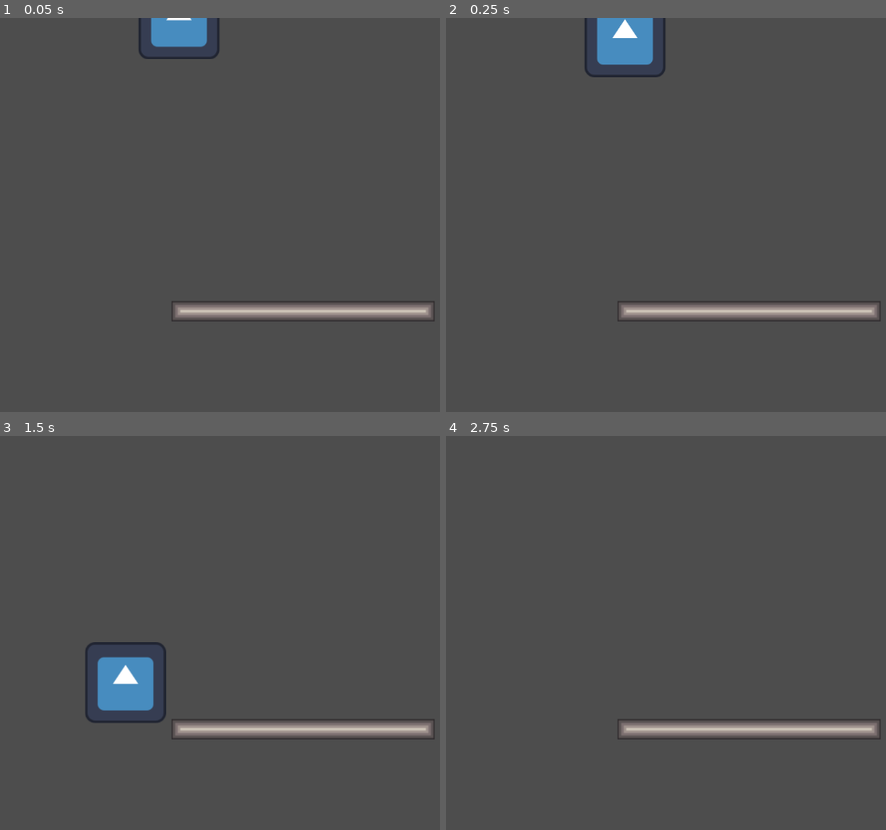
Above: before the commit, frames 1-4 (two rows, left to right).
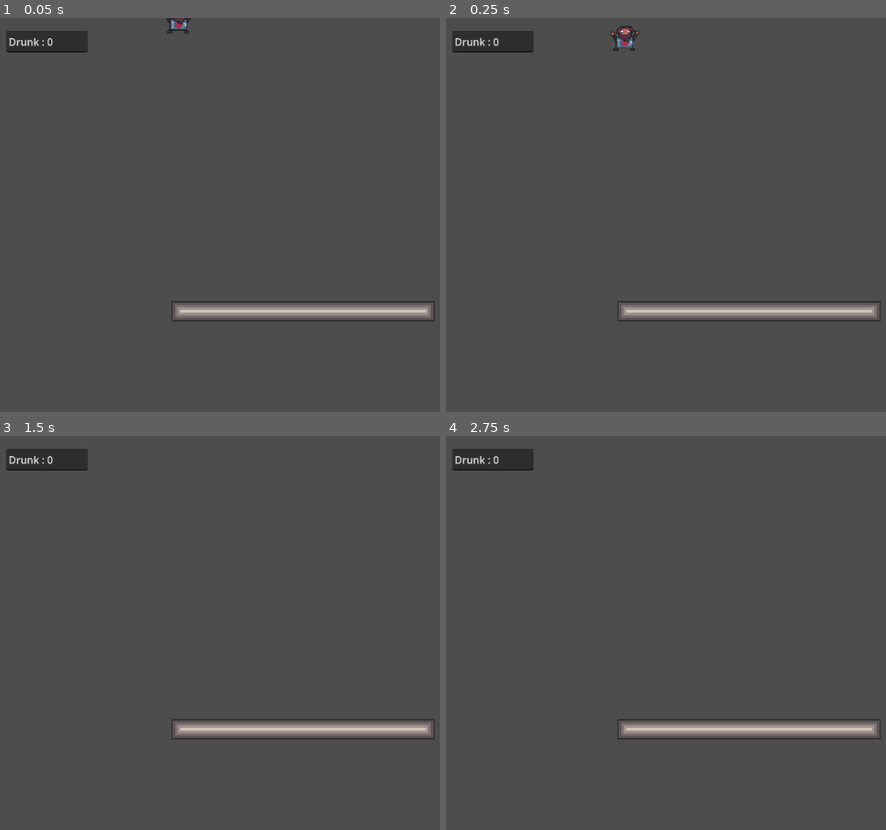
Above: after the commit, the same moments.

Repository: Mrivu/FuriousForge
Game: Godot game, scene res://main.tscn
Same seed, same stepped clock (60 frames per second), same inputs: the game is played once before the commit and once after it. The engine's default icon, where the game draws it, is replaced by a stand-in: a white triangle on a blue panel in a dark square.
Inputs:
- Up to frame 1 (0.05 s): no input
- Up to frame 2 (0.25 s): no input
- Up to frame 3 (1.5 s): hold A (A) 0.53-1.28 s; tap Space (JUMP) at 0.77 s; tap D (DRINK) at 0.8, 1.35 s
- Up to frame 4 (2.75 s): tap Space (JUMP) at 1.52 s; tap S (S) at 1.55 s; hold S (S) from 2.03 s (still down); tap A (A) at 2.3 s

The runs differ from the first frame. In frame 1, 2.2% of the frame differs, in the area x 1-50%, y 0-11%; in frame 2, 2.8%; in frame 3, 3.3%, in the area x 1-38%, y 3-73%; in frame 4, 1.0%.

Commit message:
add dwarf sprites and drunkness

Diff:
--- a/FuriousForge/Player.gd
+++ b/FuriousForge/Player.gd
@@ -1,28 +1,93 @@
 extends CharacterBody2D
+
+
+var pSprite = null
+var DDTimer = null
+var DText = null
+
+func _ready():
+	pSprite = get_node("pSprite")
+	DDTimer = get_node("DrinkDuration")
+	DText = get_node("../DText")
 
 const SPEED = 300.0
 const JUMP_VELOCITY = -400.0
 var gravity = 900
-var Friction = 0.1
+var Friction = 0.7
+var right = true
+var drinking = false
+var drinkTime = 0
+var drunk = false
 
 func _physics_process(delta):
+	DText.text = "Drunk : " + str(snapped(drinkTime, 0.1))
+	if drinkTime > 0:
+		drinkTime -= delta
+	else:
+		drunk = false
+
 	if not is_on_floor():
 		velocity.y += gravity * delta
 
 	if Input.is_action_just_pressed("JUMP") and is_on_floor():
 		velocity.y = JUMP_VELOCITY
 
+	if Input.is_action_just_pressed("DRINK") and is_on_floor():
+		drinking = true
+		DDTimer.start()
+
+
 	var direction = Input.get_axis("A", "S")
 	if Input.is_action_pressed("A"):
+		right = false
 		if is_on_floor():
-			velocity.x -= SPEED*delta*Friction
+			if drunk:
+				velocity.x -= SPEED*delta*Friction
+			else:
+				position.x -= SPEED*Friction*0.01
 		else:
-			velocity.x -= SPEED*delta
+			if drunk:
+				velocity.x -= SPEED*delta
+			else:
+				position.x -= SPEED*0.01
 	elif Input.is_action_pressed("S"):
+		right = true
 		if is_on_floor():
-			velocity.x += SPEED*delta*Friction
+			if drunk:
+				velocity.x += SPEED*delta*Friction
+			else:
+				position.x += SPEED*Friction*0.01
 		else:
-			velocity.x += SPEED*delta
+			if drunk:
+				velocity.x += SPEED*delta
+			else:
+				position.x += SPEED*0.01
 	else:
-		velocity.x = velocity.x * 0.96
+		velocity.x = velocity.x * 0.97
+	ChangeSprite()
 	move_and_slide()
+
+func ChangeSprite():
+	if not is_on_floor():
+		if (right):
+			pSprite.texture = pSprite.DJR
+		else:
+			pSprite.texture = pSprite.DJL
+	else:
+		if drinking:
+			if (right):
+				pSprite.texture = pSprite.DDR
+			else:
+				pSprite.texture = pSprite.DDL
+		else:
+			if (right):
+				pSprite.texture = pSprite.DR
+			else:
+				pSprite.texture = pSprite.DL
+
+
+func _on_drink_duration_timeout():
+	drunk = true
+	drinking = false
+	drinkTime = 5.0
+	DDTimer.stop()
--- /dev/null
+++ b/FuriousForge/SpriteHandler.gd
@@ -0,0 +1,8 @@
+extends Sprite2D
+
+var DR = preload("res://Dwarf/DR.png")
+var DL = preload("res://Dwarf/DL.png")
+var DJR = preload("res://Dwarf/DJR.png")
+var DJL = preload("res://Dwarf/DJL.png")
+var DDR = preload("res://Dwarf/DDR.png")
+var DDL = preload("res://Dwarf/DDL.png")
--- a/FuriousForge/main.tscn
+++ b/FuriousForge/main.tscn
@@ -1,11 +1,12 @@
-[gd_scene load_steps=7 format=3 uid="uid://cmhyhukkcj7u4"]
+[gd_scene load_steps=8 format=3 uid="uid://cmhyhukkcj7u4"]
 
 [ext_resource type="Script" path="res://Player.gd" id="1_44pia"]
-[ext_resource type="Texture2D" uid="uid://cfgwn7a7jp4gt" path="res://icon.svg" id="1_xvq8l"]
+[ext_resource type="Texture2D" uid="uid://loinx6732s10" path="res://Dwarf/DR.png" id="2_otrml"]
 [ext_resource type="Texture2D" uid="uid://dadrujhqhm3et" path="res://Platforms.png" id="3_5ttku"]
+[ext_resource type="Script" path="res://SpriteHandler.gd" id="3_xyc4c"]
 
 [sub_resource type="RectangleShape2D" id="RectangleShape2D_4gmeo"]
-size = Vector2(124, 126)
+size = Vector2(31, 30)
 
 [sub_resource type="TileSetAtlasSource" id="TileSetAtlasSource_mwb2h"]
 texture = ExtResource("3_5ttku")
@@ -28,6 +29,7 @@
 4:0/0 = 0
 4:0/0/physics_layer_0/linear_velocity = Vector2(0, 0)
 4:0/0/physics_layer_0/angular_velocity = 0.0
+4:0/0/physics_layer_0/polygon_0/points = PackedVector2Array(-8, -8, 8, -8, 8, 8, -8, 8)
 5:1/0 = 0
 5:1/0/physics_layer_0/linear_velocity = Vector2(0, 0)
 5:1/0/physics_layer_0/angular_velocity = 0.0
@@ -133,17 +135,30 @@
 
 [node name="Player" type="CharacterBody2D" parent="."]
 position = Vector2(300, 0)
+scale = Vector2(1.4, 1.4)
 script = ExtResource("1_44pia")
 
 [node name="CollisionShape2D" type="CollisionShape2D" parent="Player"]
-position = Vector2(1, 0)
+position = Vector2(0.5, 1)
 shape = SubResource("RectangleShape2D_4gmeo")
 
 [node name="pSprite" type="Sprite2D" parent="Player"]
-texture = ExtResource("1_xvq8l")
+texture = ExtResource("2_otrml")
+script = ExtResource("3_xyc4c")
 
-[node name="TileMap" type="TileMap" parent="."]
+[node name="DrinkDuration" type="Timer" parent="Player"]
+
+[node name="Terrain" type="TileMap" parent="."]
 scale = Vector2(2, 2)
 tile_set = SubResource("TileSet_pqa6e")
 format = 2
 layer_0/tile_data = PackedInt32Array(917513, 0, 0, 917514, 196608, 0, 917515, 196608, 0, 917516, 196608, 0, 917517, 196608, 0, 917518, 196608, 0, 917519, 196608, 0, 917520, 196608, 0, 917521, 196608, 0, 917522, 196608, 0, 917523, 196608, 0, 917524, 196608, 0, 917525, 262144, 0)
+
+[node name="DText" type="TextEdit" parent="."]
+offset_left = 27.0
+offset_top = 20.0
+offset_right = 156.0
+offset_bottom = 55.0
+text = "Drunk : 0s"
+
+[connection signal="timeout" from="Player/DrinkDuration" to="Player" method="_on_drink_duration_timeout"]
--- a/FuriousForge/project.godot
+++ b/FuriousForge/project.godot
@@ -47,3 +47,4 @@
 
 renderer/rendering_method="gl_compatibility"
 renderer/rendering_method.mobile="gl_compatibility"
+textures/canvas_textures/default_texture_filter=0
Binary file added: FuriousForge/Dwarf/DDL.png
Not shown, added: FuriousForge/Dwarf/DDL.png.import
Binary file added: FuriousForge/Dwarf/DDR.png
Not shown, added: FuriousForge/Dwarf/DDR.png.import
Binary file added: FuriousForge/Dwarf/DJL.png
Not shown, added: FuriousForge/Dwarf/DJL.png.import
Binary file added: FuriousForge/Dwarf/DJR.png
Not shown, added: FuriousForge/Dwarf/DJR.png.import
Binary file added: FuriousForge/Dwarf/DL.png
Not shown, added: FuriousForge/Dwarf/DL.png.import
Binary file added: FuriousForge/Dwarf/DR.png
Not shown, added: FuriousForge/Dwarf/DR.png.import
